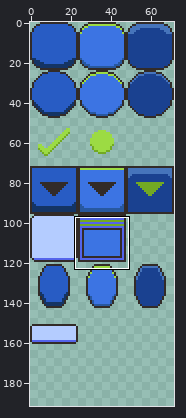
Two versions of one sprite sheet, MachinaAssets/Content/images/button-ninepatches.png. The picture above shows the old version from afar; the outline marks the close-up.
Close-up. Before the edit:
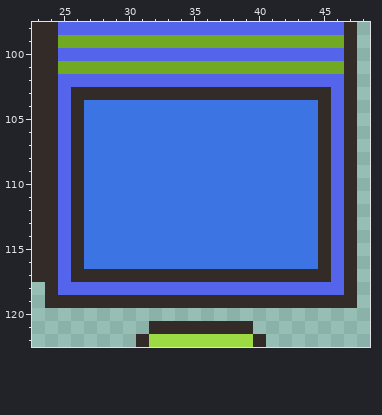
The file is 72x168 pixels. Shown: x 23..48, y 98..122. The old version is drawn lined up with the new one, on the new canvas. The commit also changed other parts of the picture, which this record leaves out.
Once edited:
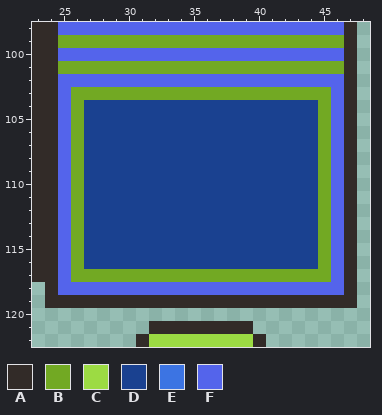
Palette (. is transparent): A #322b28  B #72a923  C #9cdb43  D #1a4190  E #3c74e3  F #5464eb
The exact change:
canvas 72x168 -> 72x192
y 103: x 26..45 AAAAAAAAAAAAAAAAAAAA -> BBBBBBBBBBBBBBBBBBBB
y 104..116: x 26..45 AEEEEEEEEEEEEEEEEEEA -> BDDDDDDDDDDDDDDDDDDB
y 117: x 26..45 AAAAAAAAAAAAAAAAAAAA -> BBBBBBBBBBBBBBBBBBBB
Changed places in both close-ups, as pixel boxes (x1, y1, x2, y2):
changed: (71, 87, 331, 282)
